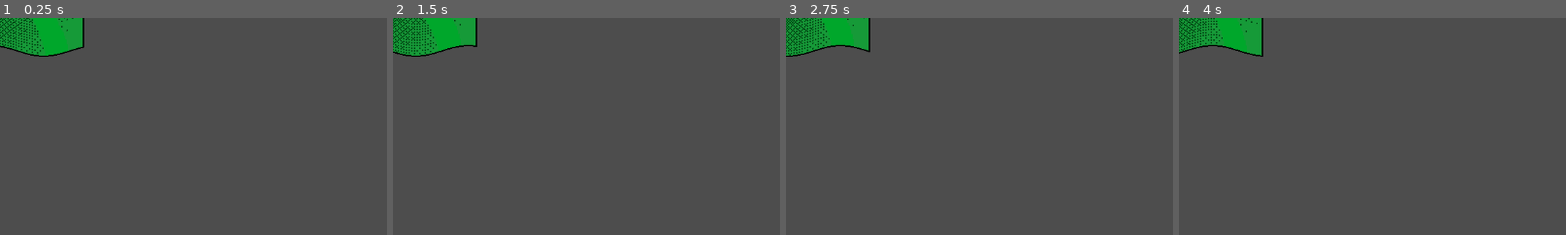
Above: before the commit, frames 1-4 (left to right).
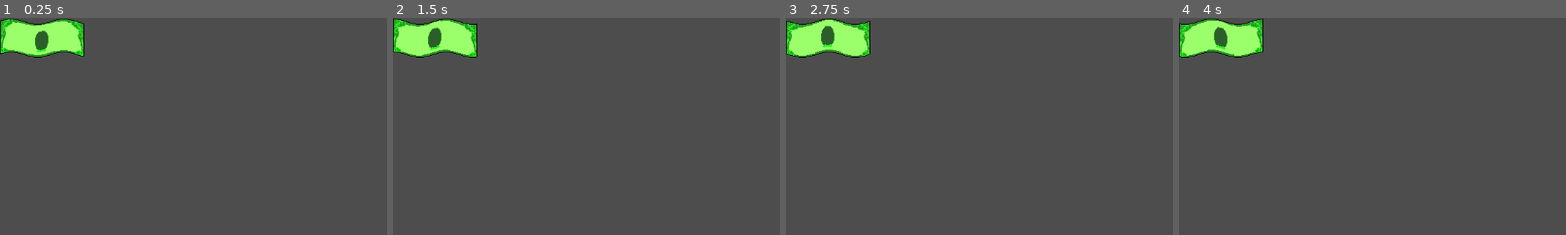
Above: after the commit, the same moments.

Repository: leeschild/just-a-dollar
Game: Godot game, scene res://jad_anim-logo.tscn
The game is run twice, just before and just after one commit, with the same random seed, the same clock (stepped at 60 frames per second) and the same inputs. The project has no main scene, so this scene is started directly.
Inputs:
- Up to frame 1 (0.25 s): no input
- Up to frame 2 (1.5 s): no input
- Up to frame 3 (2.75 s): no input
- Up to frame 4 (4 s): no input
The pictures show only the part of the screen within x 0-50%, y 0-50%; the shares and areas given below are measured in that part.

The runs differ from the first frame. In frame 1, 3.5% of the frame differs, in the area x 0-22%, y 0-19%; in frame 2, 3.6%; in frame 3, 3.6%; in frame 4, 3.6%.

Commit message:
logo in progress

Diff:
--- a/jad_anim-logo.tscn
+++ b/jad_anim-logo.tscn
@@ -1,10 +1,87 @@
 [gd_scene format=3 uid="uid://chwdbxn7tvwc"]
 
-[ext_resource type="Shader" uid="uid://cc40mfpjnur0y" path="res://jad_anim-dollar.gdshader" id="1_238np"]
+[ext_resource type="FontFile" uid="uid://c25qy2xdxsxiq" path="res://Bigfatgothic-Regular.ttf" id="2_apcfy"]
 [ext_resource type="Texture2D" uid="uid://l1ga8lk5vo5p" path="res://jad_dollar.png" id="2_dcdue"]
 
+[sub_resource type="Shader" id="Shader_238np"]
+code = "shader_type canvas_item;
+
+// The amplitude of the wave.
+uniform float waveAmplitude: hint_range(0.0, 1.0) = 0.25;
+// If true corrects the Vertexes to adjust for the UV displacement
+uniform bool correctVertex = true;
+// The frequency of the wave.
+uniform float waveFrequency: hint_range(0.0, 100.0) = 10.0;
+// If true the texture waves vertically otherwise horizontally.
+uniform bool verticalWave = true;
+// If true the sprite will deform to match the waves, otherwise we keep the background color clamped.
+uniform bool keepTransparency = true;
+// If true the TIME constant is used, otherwise progress is used to move the wave.
+uniform bool useTime = true;
+// If useTime is true then use this as a multiplier for the wave speed.
+uniform float waveSpeed: hint_range(0.0, 100.0) = 1.0;
+// If useTime is false then use this as a multiplier for the wave progress.
+uniform float progress: hint_range(0.0, 1.0) = 0.0;
+// How much of the left or top half of the texture is modified.
+uniform float firstHalf: hint_range(0.0, 1.0) = 0.5;
+// How much of the right or bottom half of the texture is modified.
+uniform float secondHalf: hint_range(0.0, 1.0) = 0.5;
+// Keeps one half stuck. Useful for things like flags.
+uniform bool freezeFirstHalf = false;
+// Keeps one half stuck. Useful for things like flags.
+uniform bool freezeSecondHalf = false;
+
+void vertex() {
+	if (correctVertex) {
+		VERTEX = (verticalWave ? vec2(VERTEX.x, VERTEX.y * (1.0 + waveAmplitude)): vec2(VERTEX.x * (1.0 + waveAmplitude), VERTEX.y));
+	}
+}
+
+void fragment() {
+	vec2 uv = UV;
+	float waveUv = (verticalWave ? uv.x : uv.y);
+	float againstWaveUv = (verticalWave ? uv.y: uv.x);
+	float freezeFactor = 1.0;
+	if (freezeFirstHalf) {freezeFactor = waveUv;} else if (freezeSecondHalf) {freezeFactor = 1.0 - waveUv;}
+	if (againstWaveUv < firstHalf || againstWaveUv > 1.0 - secondHalf) {
+		float wave;
+		// Progress based on time or progress variable.
+		if (useTime) {
+			wave = freezeFactor * sin(waveUv * waveFrequency + TIME * waveSpeed) * (waveAmplitude / 4.0);
+		} else {
+			wave = freezeFactor * sin(waveUv * waveFrequency + progress * 2.0 * PI) * (waveAmplitude / 4.0);
+		}
+		vec2 aspect = vec2(TEXTURE_PIXEL_SIZE.x / TEXTURE_PIXEL_SIZE.y, 1.0);
+	    vec2 center = 0.5 * aspect;
+		// Wave the UV.
+		uv -= center;
+		if (verticalWave) {
+		    uv.y += wave;
+			uv.y += uv.y * waveAmplitude;
+		} else {
+		    uv.x += wave;
+			uv.x += uv.x * waveAmplitude;
+		}
+		uv += center;
+		// Clamp the UVs to prevent texture wrapping.
+		uv = clamp(uv, vec2(0.0), vec2(1.0));
+		againstWaveUv = (verticalWave ? uv.y : uv.x);
+		vec4 texColor = texture(TEXTURE, uv);
+		// Apply the calculated color.
+		if (keepTransparency) {
+			if (againstWaveUv <= 0.0 || againstWaveUv >= 1.0) {
+				COLOR.a = 0.0;
+			} else {
+				COLOR = texColor;
+			}
+		} else {
+			COLOR = texColor;
+		}
+	}
+}"
+
 [sub_resource type="ShaderMaterial" id="ShaderMaterial_238np"]
-shader = ExtResource("1_238np")
+shader = SubResource("Shader_238np")
 shader_parameter/waveAmplitude = 0.25
 shader_parameter/correctVertex = true
 shader_parameter/waveFrequency = 10.0
@@ -19,12 +96,123 @@
 shader_parameter/freezeSecondHalf = false
 
 [sub_resource type="QuadMesh" id="QuadMesh_dcdue"]
-size = Vector2(250, 100)
-
-[node name="jad_AnimLogo" type="Node2D" unique_id=1711099411]
-
-[node name="dollarbill" type="MeshInstance2D" parent="." unique_id=118691618]
+size = Vector2(125, -50)
+
+[sub_resource type="ViewportTexture" id="ViewportTexture_238np"]
+viewport_path = NodePath("CanvasLayer2/SubViewportContainer2/SubViewport")
+
+[sub_resource type="ViewportTexture" id="ViewportTexture_apcfy"]
+viewport_path = NodePath("CanvasLayer3/SubViewportContainer3/SubViewport")
+
+[sub_resource type="SphereMesh" id="SphereMesh_dcdue"]
+radius = 60.0
+height = 30.0
+
+[sub_resource type="Gradient" id="Gradient_dcdue"]
+colors = PackedColorArray(0, 0.847765, 0, 0.6431373, 1, 1, 1, 0.27058825)
+
+[sub_resource type="GradientTexture2D" id="GradientTexture2D_apcfy"]
+gradient = SubResource("Gradient_dcdue")
+fill_from = Vector2(1, 0)
+fill_to = Vector2(1, 1)
+
+[node name="Node" type="Node" unique_id=1638367568]
+
+[node name="CanvasLayer" type="CanvasLayer" parent="." unique_id=1648884430]
+
+[node name="SubViewportContainer" type="SubViewportContainer" parent="CanvasLayer" unique_id=934486986]
+texture_filter = 1
+offset_right = 125.0
+offset_bottom = 60.0
+size_flags_horizontal = 4
+size_flags_vertical = 4
+
+[node name="SubViewport" type="SubViewport" parent="CanvasLayer/SubViewportContainer" unique_id=722254061]
+transparent_bg = true
+handle_input_locally = false
+size = Vector2i(125, 60)
+render_target_update_mode = 4
+
+[node name="jad_AnimLogo" type="Node2D" parent="CanvasLayer/SubViewportContainer/SubViewport" unique_id=1711099411]
+position = Vector2(0, 5)
+
+[node name="dollarbill" type="MeshInstance2D" parent="CanvasLayer/SubViewportContainer/SubViewport/jad_AnimLogo" unique_id=118691618]
+z_index = -2
 texture_filter = 1
 material = SubResource("ShaderMaterial_238np")
+position = Vector2(62.5, 25)
 mesh = SubResource("QuadMesh_dcdue")
 texture = ExtResource("2_dcdue")
+
+[node name="Sprite2D" type="Sprite2D" parent="CanvasLayer/SubViewportContainer/SubViewport" unique_id=266615225]
+texture_filter = 1
+material = SubResource("ShaderMaterial_238np")
+position = Vector2(62.5, 30)
+texture = SubResource("ViewportTexture_238np")
+
+[node name="Node2D" type="Node2D" parent="CanvasLayer/SubViewportContainer/SubViewport" unique_id=407836841]
+material = SubResource("ShaderMaterial_238np")
+
+[node name="Sprite2D2" type="Sprite2D" parent="CanvasLayer/SubViewportContainer/SubViewport/Node2D" unique_id=139306728]
+z_index = -1
+use_parent_material = true
+position = Vector2(0, 6)
+scale = Vector2(1, 1.25)
+texture = SubResource("ViewportTexture_apcfy")
+centered = false
+
+[node name="CanvasLayer2" type="CanvasLayer" parent="." unique_id=1857920300]
+layer = 2
+
+[node name="SubViewportContainer2" type="SubViewportContainer" parent="CanvasLayer2" unique_id=251958146]
+visible = false
+texture_filter = 1
+offset_right = 125.0
+offset_bottom = 60.0
+size_flags_horizontal = 4
+size_flags_vertical = 4
+
+[node name="SubViewport" type="SubViewport" parent="CanvasLayer2/SubViewportContainer2" unique_id=2038712667]
+transparent_bg = true
+handle_input_locally = false
+size = Vector2i(125, 60)
+render_target_update_mode = 0
+
+[node name="RichTextLabel" type="RichTextLabel" parent="CanvasLayer2/SubViewportContainer2/SubViewport" unique_id=1911175921]
+custom_minimum_size = Vector2(125, 60)
+offset_right = 40.0
+offset_bottom = 40.0
+theme_override_constants/line_separation = -26
+theme_override_constants/outline_size = 2
+theme_override_fonts/normal_font = ExtResource("2_apcfy")
+text = "  just
+	   - a -
+			dollar"
+scroll_active = false
+shortcut_keys_enabled = false
+vertical_alignment = 1
+
+[node name="CanvasLayer3" type="CanvasLayer" parent="." unique_id=1529011421]
+layer = 3
+
+[node name="SubViewportContainer3" type="SubViewportContainer" parent="CanvasLayer3" unique_id=121236665]
+visible = false
+texture_filter = 1
+custom_minimum_size = Vector2(125, 60)
+offset_right = 125.0
+offset_bottom = 60.0
+size_flags_horizontal = 4
+size_flags_vertical = 4
+
+[node name="SubViewport" type="SubViewport" parent="CanvasLayer3/SubViewportContainer3" unique_id=812955012]
+transparent_bg = true
+handle_input_locally = false
+canvas_item_default_texture_filter = 0
+size = Vector2i(125, 60)
+render_target_update_mode = 0
+
+[node name="MeshInstance2D" type="MeshInstance2D" parent="CanvasLayer3/SubViewportContainer3/SubViewport" unique_id=1093662758]
+position = Vector2(62, 10)
+rotation = 0.08726646
+mesh = SubResource("SphereMesh_dcdue")
+texture = SubResource("GradientTexture2D_apcfy")
--- /dev/null
+++ b/jad_def-shopper.tscn
@@ -0,0 +1,447 @@
+[gd_scene format=3 uid="uid://8avqn20s4aeb"]
+
+[sub_resource type="CapsuleMesh" id="CapsuleMesh_xjv4s"]
+lightmap_size_hint = Vector2i(316, 209)
+radius = 10.0
+height = 30.0
+
+[sub_resource type="Gradient" id="Gradient_xjv4s"]
+colors = PackedColorArray(1, 0.5184846, 0.25285602, 1, 0.7913236, 0.31736562, 0, 1)
+
+[sub_resource type="GradientTexture2D" id="GradientTexture2D_3xnud"]
+gradient = SubResource("Gradient_xjv4s")
+fill_from = Vector2(0, 1)
+fill_to = Vector2(0, 0)
+
+[sub_resource type="SphereMesh" id="SphereMesh_3xnud"]
+radius = 5.0
+height = 10.0
+
+[sub_resource type="Gradient" id="Gradient_3xnud"]
+colors = PackedColorArray(0.75277454, 0.5798807, 0.47377563, 1, 0.7535212, 0.48373616, 0.30648744, 1)
+
+[sub_resource type="GradientTexture2D" id="GradientTexture2D_3y8go"]
+gradient = SubResource("Gradient_3xnud")
+fill_from = Vector2(0, 1)
+fill_to = Vector2(0, 0)
+
+[sub_resource type="SphereMesh" id="SphereMesh_3y8go"]
+radius = 5.0
+height = 10.0
+
+[sub_resource type="Gradient" id="Gradient_le8b4"]
+colors = PackedColorArray(0.75277454, 0.5798807, 0.47377563, 1, 0.7535212, 0.48373616, 0.30648744, 1)
+
+[sub_resource type="GradientTexture2D" id="GradientTexture2D_3e7k3"]
+gradient = SubResource("Gradient_le8b4")
+fill_from = Vector2(0, 1)
+fill_to = Vector2(0, 0)
+
+[sub_resource type="CapsuleMesh" id="CapsuleMesh_le8b4"]
+radius = 10.0
+height = 20.0
+
+[sub_resource type="Gradient" id="Gradient_3y8go"]
+colors = PackedColorArray(0.75277454, 0.5798807, 0.47377563, 1, 0.7535212, 0.48373616, 0.30648744, 1)
+
+[sub_resource type="GradientTexture2D" id="GradientTexture2D_le8b4"]
+gradient = SubResource("Gradient_3y8go")
+fill_from = Vector2(0, 1)
+fill_to = Vector2(0, 0)
+
+[sub_resource type="Gradient" id="Gradient_3e7k3"]
+colors = PackedColorArray(0.88740766, 0.6072396, 0.10922351, 1, 0.6920311, 0.613465, 0.43844458, 1)
+
+[sub_resource type="GradientTexture2D" id="GradientTexture2D_ewe4s"]
+gradient = SubResource("Gradient_3e7k3")
+width = 8
+height = 8
+fill_from = Vector2(0, 1)
+
+[sub_resource type="Gradient" id="Gradient_ewe4s"]
+interpolation_mode = 1
+offsets = PackedFloat32Array(0, 0.08)
+colors = PackedColorArray(1, 1, 1, 1, 0, 0, 0, 1)
+
+[sub_resource type="GradientTexture1D" id="GradientTexture1D_2ob8y"]
+gradient = SubResource("Gradient_ewe4s")
+width = 128
+
+[sub_resource type="Gradient" id="Gradient_jubtc"]
+interpolation_mode = 1
+offsets = PackedFloat32Array(0, 0.09)
+
+[sub_resource type="GradientTexture1D" id="GradientTexture1D_6e00r"]
+gradient = SubResource("Gradient_jubtc")
+width = 128
+
+[sub_resource type="Animation" id="Animation_3e7k3"]
+length = 0.001
+tracks/0/type = "bezier"
+tracks/0/imported = false
+tracks/0/enabled = true
+tracks/0/path = NodePath("SubViewport/MeshInstanceBody:position:x")
+tracks/0/interp = 1
+tracks/0/loop_wrap = true
+tracks/0/keys = {
+"handle_modes": PackedInt32Array(0),
+"points": PackedFloat32Array(15, -0.25, 0, 0.25, 0),
+"times": PackedFloat32Array(0)
+}
+tracks/1/type = "bezier"
+tracks/1/imported = false
+tracks/1/enabled = true
+tracks/1/path = NodePath("SubViewport/MeshInstanceBody:position:y")
+tracks/1/interp = 1
+tracks/1/loop_wrap = true
+tracks/1/keys = {
+"handle_modes": PackedInt32Array(0),
+"points": PackedFloat32Array(30, -0.25, 0, 0.25, 0),
+"times": PackedFloat32Array(0)
+}
+tracks/2/type = "bezier"
+tracks/2/imported = false
+tracks/2/enabled = true
+tracks/2/path = NodePath("SubViewport/MeshInstanceArmL:position:x")
+tracks/2/interp = 1
+tracks/2/loop_wrap = true
+tracks/2/keys = {
+"handle_modes": PackedInt32Array(0),
+"points": PackedFloat32Array(5, -0.25, 0, 0.25, 0),
+"times": PackedFloat32Array(0)
+}
+tracks/3/type = "bezier"
+tracks/3/imported = false
+tracks/3/enabled = true
+tracks/3/path = NodePath("SubViewport/MeshInstanceArmL:position:y")
+tracks/3/interp = 1
+tracks/3/loop_wrap = true
+tracks/3/keys = {
+"handle_modes": PackedInt32Array(0),
+"points": PackedFloat32Array(25, -0.25, 0, 0.25, 0),
+"times": PackedFloat32Array(0)
+}
+tracks/4/type = "bezier"
+tracks/4/imported = false
+tracks/4/enabled = true
+tracks/4/path = NodePath("SubViewport/MeshInstanceArmR:position:x")
+tracks/4/interp = 1
+tracks/4/loop_wrap = true
+tracks/4/keys = {
+"handle_modes": PackedInt32Array(0),
+"points": PackedFloat32Array(25, -0.25, 0, 0.25, 0),
+"times": PackedFloat32Array(0)
+}
+tracks/5/type = "bezier"
+tracks/5/imported = false
+tracks/5/enabled = true
+tracks/5/path = NodePath("SubViewport/MeshInstanceArmR:position:y")
+tracks/5/interp = 1
+tracks/5/loop_wrap = true
+tracks/5/keys = {
+"handle_modes": PackedInt32Array(0),
+"points": PackedFloat32Array(30, -0.25, 0, 0.25, 0),
+"times": PackedFloat32Array(0)
+}
+tracks/6/type = "bezier"
+tracks/6/imported = false
+tracks/6/enabled = true
+tracks/6/path = NodePath("SubViewport/MeshInstanceHead:position:x")
+tracks/6/interp = 1
+tracks/6/loop_wrap = true
+tracks/6/keys = {
+"handle_modes": PackedInt32Array(0),
+"points": PackedFloat32Array(15, -0.25, 0, 0.25, 0),
+"times": PackedFloat32Array(0)
+}
+tracks/7/type = "bezier"
+tracks/7/imported = false
+tracks/7/enabled = true
+tracks/7/path = NodePath("SubViewport/MeshInstanceHead:position:y")
+tracks/7/interp = 1
+tracks/7/loop_wrap = true
+tracks/7/keys = {
+"handle_modes": PackedInt32Array(0),
+"points": PackedFloat32Array(10, -0.25, 0, 0.25, 0),
+"times": PackedFloat32Array(0)
+}
+tracks/8/type = "bezier"
+tracks/8/imported = false
+tracks/8/enabled = true
+tracks/8/path = NodePath("SubViewport/PolygonHair:position:x")
+tracks/8/interp = 1
+tracks/8/loop_wrap = true
+tracks/8/keys = {
+"handle_modes": PackedInt32Array(0),
+"points": PackedFloat32Array(0, -0.25, 0, 0.25, 0),
+"times": PackedFloat32Array(0)
+}
+tracks/9/type = "bezier"
+tracks/9/imported = false
+tracks/9/enabled = true
+tracks/9/path = NodePath("SubViewport/PolygonHair:position:y")
+tracks/9/interp = 1
+tracks/9/loop_wrap = true
+tracks/9/keys = {
+"handle_modes": PackedInt32Array(0),
+"points": PackedFloat32Array(0, -0.25, 0, 0.25, 0),
+"times": PackedFloat32Array(0)
+}
+tracks/10/type = "bezier"
+tracks/10/imported = false
+tracks/10/enabled = true
+tracks/10/path = NodePath("SubViewport/PolygonEyeL:position:x")
+tracks/10/interp = 1
+tracks/10/loop_wrap = true
+tracks/10/keys = {
+"handle_modes": PackedInt32Array(0),
+"points": PackedFloat32Array(0, -0.25, 0, 0.25, 0),
+"times": PackedFloat32Array(0)
+}
+tracks/11/type = "bezier"
+tracks/11/imported = false
+tracks/11/enabled = true
+tracks/11/path = NodePath("SubViewport/PolygonEyeL:position:y")
+tracks/11/interp = 1
+tracks/11/loop_wrap = true
+tracks/11/keys = {
+"handle_modes": PackedInt32Array(0),
+"points": PackedFloat32Array(0, -0.25, 0, 0.25, 0),
+"times": PackedFloat32Array(0)
+}
+tracks/12/type = "bezier"
+tracks/12/imported = false
+tracks/12/enabled = true
+tracks/12/path = NodePath("SubViewport/PolygonEyeR:position:x")
+tracks/12/interp = 1
+tracks/12/loop_wrap = true
+tracks/12/keys = {
+"handle_modes": PackedInt32Array(0),
+"points": PackedFloat32Array(7, -0.25, 0, 0.25, 0),
+"times": PackedFloat32Array(0)
+}
+tracks/13/type = "bezier"
+tracks/13/imported = false
+tracks/13/enabled = true
+tracks/13/path = NodePath("SubViewport/PolygonEyeR:position:y")
+tracks/13/interp = 1
+tracks/13/loop_wrap = true
+tracks/13/keys = {
+"handle_modes": PackedInt32Array(0),
+"points": PackedFloat32Array(1, -0.25, 0, 0.25, 0),
+"times": PackedFloat32Array(0)
+}
+
+[sub_resource type="Animation" id="Animation_ewe4s"]
+resource_name = "idle"
+length = 1.3333334
+loop_mode = 1
+tracks/0/type = "bezier"
+tracks/0/imported = false
+tracks/0/enabled = true
+tracks/0/path = NodePath("SubViewport/MeshInstanceBody:position:x")
+tracks/0/interp = 1
+tracks/0/loop_wrap = true
+tracks/0/keys = {
+"handle_modes": PackedInt32Array(0, 0),
+"points": PackedFloat32Array(15, -0.25, 0, 0.25, 0, 16, -0.06666667, 2.5000002, 0, 0),
+"times": PackedFloat32Array(0, 0.6666667)
+}
+tracks/1/type = "bezier"
+tracks/1/imported = false
+tracks/1/enabled = true
+tracks/1/path = NodePath("SubViewport/MeshInstanceBody:position:y")
+tracks/1/interp = 1
+tracks/1/loop_wrap = true
+tracks/1/keys = {
+"handle_modes": PackedInt32Array(0, 0),
+"points": PackedFloat32Array(30, -0.25, 0, 0.25, 0, 32.5, -0.16666667, 5, 0, 0),
+"times": PackedFloat32Array(0, 0.76666677)
+}
+tracks/2/type = "bezier"
+tracks/2/imported = false
+tracks/2/enabled = true
+tracks/2/path = NodePath("SubViewport/MeshInstanceArmL:position:x")
+tracks/2/interp = 1
+tracks/2/loop_wrap = true
+tracks/2/keys = {
+"handle_modes": PackedInt32Array(0, 0, 0),
+"points": PackedFloat32Array(5, -0.25, 0, 0.25, 0, 6, -0.083333336, 0.8333334, 0, 0, 5, -0.25, 0, 0.25, 0),
+"times": PackedFloat32Array(0, 0.76666665, 1.2)
+}
+tracks/3/type = "bezier"
+tracks/3/imported = false
+tracks/3/enabled = true
+tracks/3/path = NodePath("SubViewport/MeshInstanceArmL:position:y")
+tracks/3/interp = 1
+tracks/3/loop_wrap = true
+tracks/3/keys = {
+"handle_modes": PackedInt32Array(0, 0, 0),
+"points": PackedFloat32Array(25, -0.25, 0, 0.25, 0, 27, -0.094444446, 4.166667, 0, 0, 25, -0.25, 0, 0.25, 0),
+"times": PackedFloat32Array(0, 0.8333334, 1.2)
+}
+tracks/4/type = "bezier"
+tracks/4/imported = false
+tracks/4/enabled = true
+tracks/4/path = NodePath("SubViewport/MeshInstanceArmR:position:x")
+tracks/4/interp = 1
+tracks/4/loop_wrap = true
+tracks/4/keys = {
+"handle_modes": PackedInt32Array(0, 0, 0),
+"points": PackedFloat32Array(25, -0.25, 0, 0.25, 0, 26, -0.0888889, 4.166667, 0, 0, 25, -0.25, 0, 0.25, 0),
+"times": PackedFloat32Array(0, 0.8666667, 1.2)
+}
+tracks/5/type = "bezier"
+tracks/5/imported = false
+tracks/5/enabled = true
+tracks/5/path = NodePath("SubViewport/MeshInstanceArmR:position:y")
+tracks/5/interp = 1
+tracks/5/loop_wrap = true
+tracks/5/keys = {
+"handle_modes": PackedInt32Array(0, 0, 0),
+"points": PackedFloat32Array(30, -0.25, 0, 0.25, 0, 32, -0.10000001, 5, 0, 0, 30, -0.25, 0, 0.25, 0),
+"times": PackedFloat32Array(0, 0.9333334, 1.2)
+}
+tracks/6/type = "bezier"
+tracks/6/imported = false
+tracks/6/enabled = true
+tracks/6/path = NodePath("SubViewport/MeshInstanceHead:position:x")
+tracks/6/interp = 1
+tracks/6/loop_wrap = true
+tracks/6/keys = {
+"handle_modes": PackedInt32Array(0, 2, 0),
+"points": PackedFloat32Array(15, -0.25, 0, 0.25, 0, 16, -0.13333334, 2.5000002, 0, 0, 15, -0.25, 0, 0.25, 0),
+"times": PackedFloat32Array(0, 0.8, 1.2)
+}
+tracks/7/type = "bezier"
+tracks/7/imported = false
+tracks/7/enabled = true
+tracks/7/path = NodePath("SubViewport/MeshInstanceHead:position:y")
+tracks/7/interp = 1
+tracks/7/loop_wrap = true
+tracks/7/keys = {
+"handle_modes": PackedInt32Array(0, 2, 0),
+"points": PackedFloat32Array(10, -0.25, 0, 0.25, 0, 12, -0.14444445, 1.6666667, 0, 0, 10, -0.25, 0, 0.25, 0),
+"times": PackedFloat32Array(0, 0.8666667, 1.2)
+}
+tracks/8/type = "bezier"
+tracks/8/imported = false
+tracks/8/enabled = true
+tracks/8/path = NodePath("SubViewport/PolygonHair:position:x")
+tracks/8/interp = 1
+tracks/8/loop_wrap = true
+tracks/8/keys = {
+"handle_modes": PackedInt32Array(0, 2, 0),
+"points": PackedFloat32Array(0, -0.25, 0, 0.25, 0, 1, -0.13333334, 0, 0, 0, 0, -0.25, 0, 0.25, 0),
+"times": PackedFloat32Array(0, 0.8, 1.2)
+}
+tracks/9/type = "bezier"
+tracks/9/imported = false
+tracks/9/enabled = true
+tracks/9/path = NodePath("SubViewport/PolygonHair:position:y")
+tracks/9/interp = 1
+tracks/9/loop_wrap = true
+tracks/9/keys = {
+"handle_modes": PackedInt32Array(0, 2, 0),
+"points": PackedFloat32Array(0, -0.25, 0, 0.25, 0, 2, -0.14444445, 0, 0, 0, 0, -0.25, 0, 0.25, 0),
+"times": PackedFloat32Array(0, 0.8666667, 1.2)
+}
+tracks/10/type = "bezier"
+tracks/10/imported = false
+tracks/10/enabled = true
+tracks/10/path = NodePath("SubViewport/PolygonEyeL:position:x")
+tracks/10/interp = 1
+tracks/10/loop_wrap = true
+tracks/10/keys = {
+"handle_modes": PackedInt32Array(0, 2, 0),
+"points": PackedFloat32Array(0, -0.25, 0, 0.25, 0, 1, -0.12222223, 0, 0, 0, 0, -0.25, 0, 0.25, 0),
+"times": PackedFloat32Array(0, 0.73333335, 1.2)
+}
+tracks/11/type = "bezier"
+tracks/11/imported = false
+tracks/11/enabled = true
+tracks/11/path = NodePath("SubViewport/PolygonEyeL:position:y")
+tracks/11/interp = 1
+tracks/11/loop_wrap = true
+tracks/11/keys = {
+"handle_modes": PackedInt32Array(0, 2, 0),
+"points": PackedFloat32Array(0, -0.25, 0, 0.25, 0, 2, -0.13333334, 0, 0, 0, 0, -0.25, 0, 0.25, 0),
+"times": PackedFloat32Array(0, 0.8, 1.2)
+}
+tracks/12/type = "bezier"
+tracks/12/imported = false
+tracks/12/enabled = true
+tracks/12/path = NodePath("SubViewport/PolygonEyeR:position:x")
+tracks/12/interp = 1
+tracks/12/loop_wrap = true
+tracks/12/keys = {
+"handle_modes": PackedInt32Array(0, 2, 0),
+"points": PackedFloat32Array(7, -0.25, 0, 0.25, 0, 8, -0.12777779, 1.1666667, 0, 0, 7, -0.25, 0, 0.25, 0),
+"times": PackedFloat32Array(0, 0.76666665, 1.2)
+}
+tracks/13/type = "bezier"
+tracks/13/imported = false
+tracks/13/enabled = true
+tracks/13/path = NodePath("SubViewport/PolygonEyeR:position:y")
+tracks/13/interp = 1
+tracks/13/loop_wrap = true
+tracks/13/keys = {
+"handle_modes": PackedInt32Array(0, 2, 0),
+"points": PackedFloat32Array(1, -0.25, 0, 0.25, 0, 3, -0.1388889, 0.16666669, 0, 0, 1, -0.25, 0, 0.25, 0),
+"times": PackedFloat32Array(0, 0.8333333, 1.2)
+}
+
+[sub_resource type="AnimationLibrary" id="AnimationLibrary_2ob8y"]
+_data = {
+&"RESET": SubResource("Animation_3e7k3"),
+&"idle": SubResource("Animation_ewe4s")
+}
+
+[node name="Control" type="SubViewportContainer" unique_id=869226631]
+texture_filter = 1
+custom_minimum_size = Vector2(34, 50)
+offset_right = 34.0
+offset_bottom = 50.0
+
+[node name="SubViewport" type="SubViewport" parent="." unique_id=1426782145]
+transparent_bg = true
+handle_input_locally = false
+size = Vector2i(34, 50)
+render_target_update_mode = 4
+
+[node name="MeshInstanceBody" type="MeshInstance2D" parent="SubViewport" unique_id=1519187129]
+position = Vector2(15, 30)
+mesh = SubResource("CapsuleMesh_xjv4s")
+texture = SubResource("GradientTexture2D_3xnud")
+
+[node name="MeshInstanceArmL" type="MeshInstance2D" parent="SubViewport" unique_id=1866523667]
+position = Vector2(5, 25)
+mesh = SubResource("SphereMesh_3xnud")
+texture = SubResource("GradientTexture2D_3y8go")
+
+[node name="MeshInstanceArmR" type="MeshInstance2D" parent="SubViewport" unique_id=613658936]
+position = Vector2(25, 30)
+mesh = SubResource("SphereMesh_3y8go")
+texture = SubResource("GradientTexture2D_3e7k3")
+
+[node name="MeshInstanceHead" type="MeshInstance2D" parent="SubViewport" unique_id=1378906423]
+position = Vector2(15, 10)
+mesh = SubResource("CapsuleMesh_le8b4")
+texture = SubResource("GradientTexture2D_le8b4")
+
+[node name="PolygonHair" type="Polygon2D" parent="SubViewport" unique_id=866236394]
+texture = SubResource("GradientTexture2D_ewe4s")
+polygon = PackedVector2Array(7, 3, 5, 5, 4, 8, 4, 12, 5, 14, 7, 15, 8, 13, 8, 11, 10, 9, 11, 8, 13, 7, 16, 7, 18, 8, 21, 9, 22, 11, 22, 13, 24, 15, 25, 15, 27, 16, 28, 15, 28, 13, 29, 9, 29, 6, 26, 3, 24, 3, 21, 1, 19, 1, 14, 0, 10, 0)
+
+[node name="PolygonEyeL" type="Polygon2D" parent="SubViewport" unique_id=164904009]
+texture = SubResource("GradientTexture1D_2ob8y")
+polygon = PackedVector2Array(10, 11, 11, 10, 12, 10, 13, 11, 13, 12, 12, 12, 11, 12)
+
+[node name="PolygonEyeR" type="Polygon2D" parent="SubViewport" unique_id=2009674302]
+position = Vector2(7, 1)
+texture = SubResource("GradientTexture1D_6e00r")
+polygon = PackedVector2Array(10, 10, 11, 10, 12, 10, 13, 10, 13, 12, 12, 12, 11, 12)
+
+[node name="AnimationPlayer" type="AnimationPlayer" parent="." unique_id=1758501382]
+libraries/ = SubResource("AnimationLibrary_2ob8y")
+autoplay = &"idle"
Binary file changed: AsepriteFiles/jad-dollar.ase
Binary file added: Bigfatgothic-Regular.ttf
Not shown, added: Bigfatgothic-Regular.ttf.import
Not shown, changed: jad_anim-dollar.gdshader.uid
Binary file changed: jad_dollar.png
